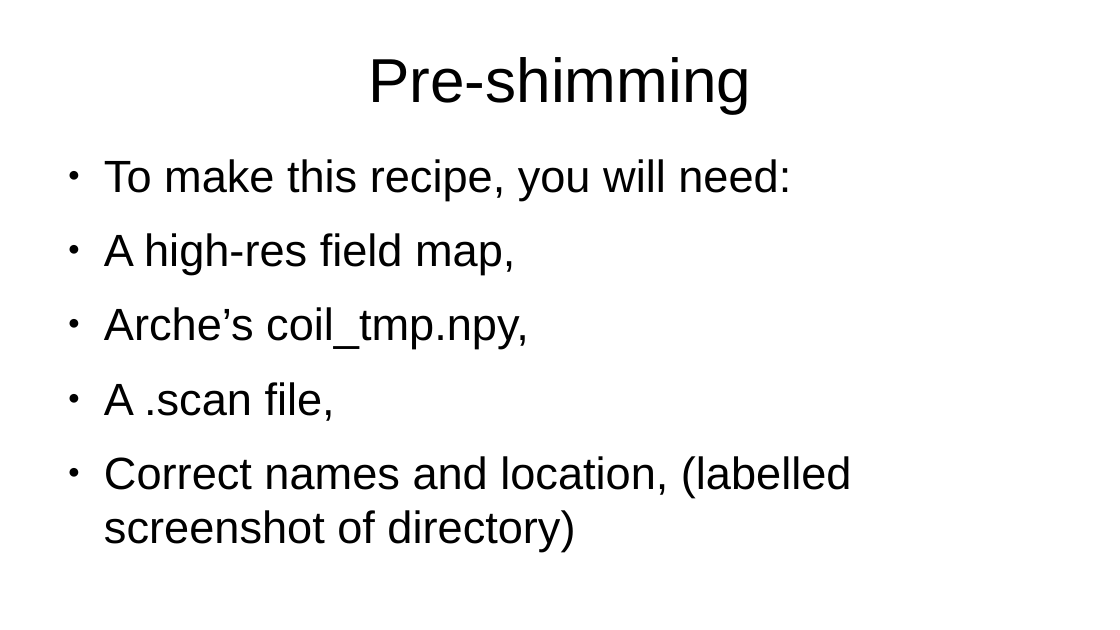
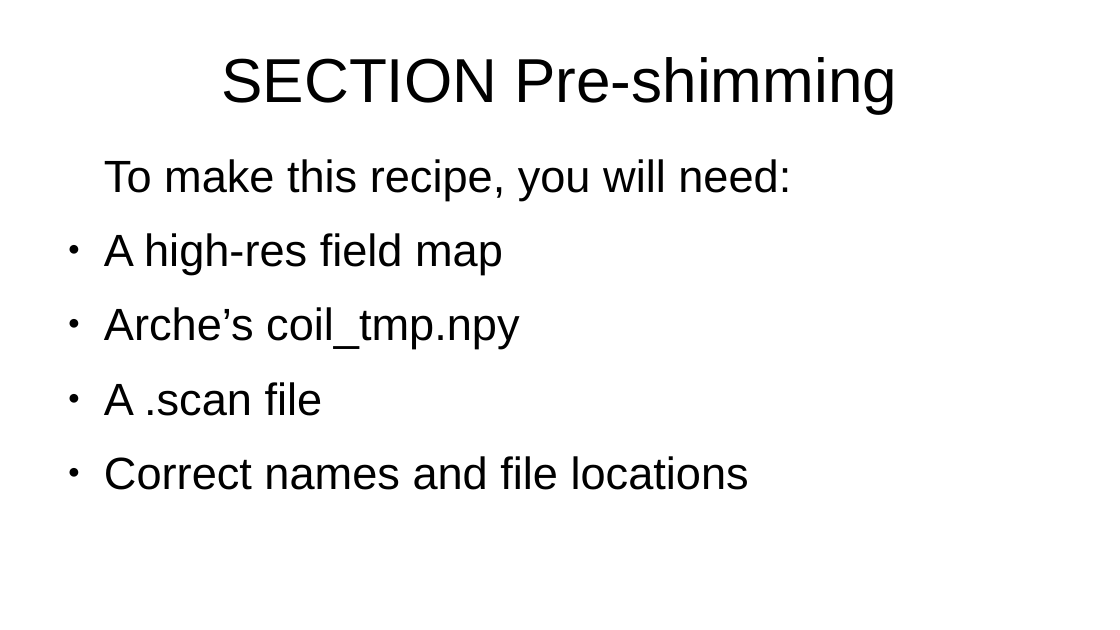
Before and after one commit to seventeenmagpie/skope-mrshim, a slide deck: slide 11 of shimmer/docs/user_guide_with_images.odp (slide 10 before the commit). Drawn at 1120x630 pixels with LibreOffice and Linux fonts; fonts in the diff are those of the drawing. Boxes give left, top, right and bottom in pixels: in the first picture for what was removed or moved away, otherwise in the second. Text is boxed around its words. In the diff, an @@ line names an element or a change of style, - is before the commit and + after.

Commit message:
Improved documentation:  - Made section starts more distinct (SECTION: ) and not like    instructions,  - Fixed typos, added hyperlinks,

```diff
--- a/shimmer/docs/user_guide_with_images.odp
+++ b/shimmer/docs/user_guide_with_images.odp
@@ title at box(222, 57, 897, 113): text changed @@
-Pre-shimming
+SECTION Pre-shimming
@@ text at box(104, 233, 749, 490): text changed @@
-● A high-res field map,
-● Arche’s coil_tmp.npy,
-● A .scan file,
-● Correct names and location, (labelled screenshot of directory)
+● A high-res field map
+● Arche’s coil_tmp.npy
+● A .scan file
+● Correct names and file locations
```
Also in this commit, not shown: 32 other slides changed, 3 slides added, 1 slide removed, 1 other file.
